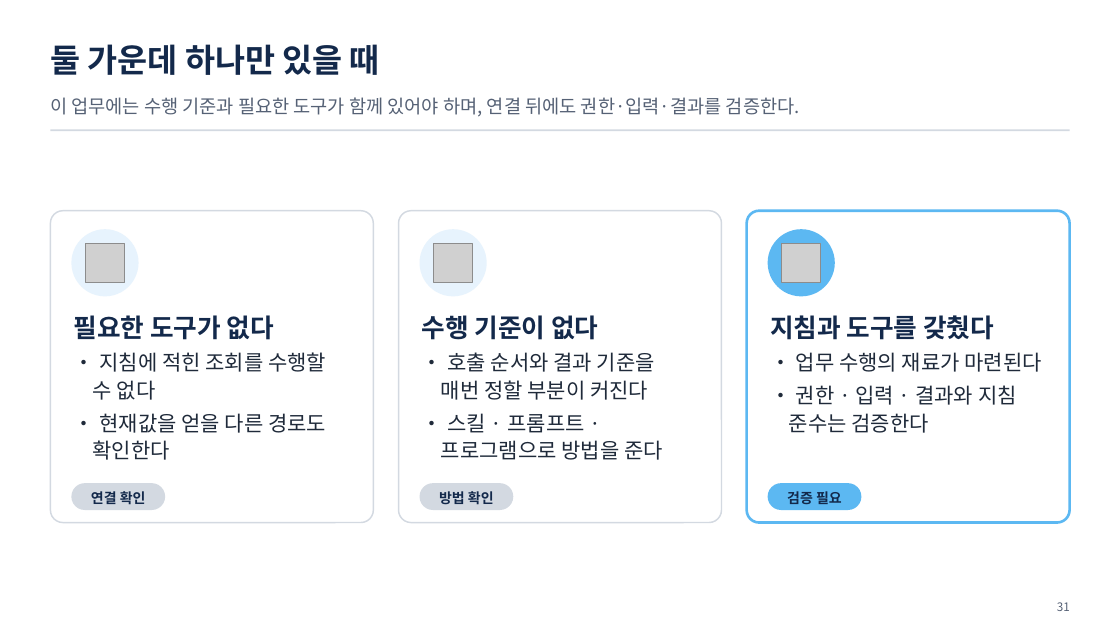
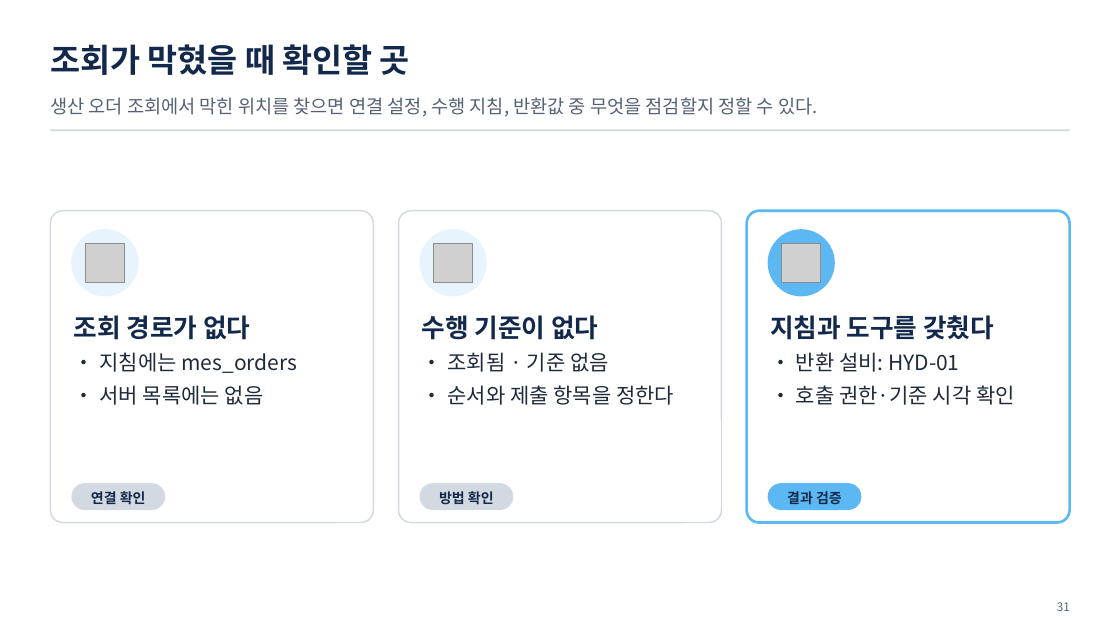
Before and after one commit to uengine-oss/hyd-iot-edu, a slide deck: slide 31 of workspace/강의제작/산출물/통합반/이론_오프라인/06회차/통합반_오프라인_06회차.pptx. Drawn at 1120x630 pixels with LibreOffice and Linux fonts; fonts in the diff are those of the drawing; grey boxes stand for pictures. Boxes give left, top, right and bottom in pixels: in the first picture for what was removed or moved away, otherwise in the second. Text is boxed around its words. In the diff, an @@ line names an element or a change of style, - is before the commit and + after.

Commit message:
통합반 현장 6회차 29~32장 스킬에 적힌 순서와 실제 실행 순서·열어 본 근거를 호출 기록으로 구별하는 화면과 노트를 검증한다

```diff
--- a/workspace/강의제작/산출물/통합반/이론_오프라인/06회차/통합반_오프라인_06회차.pptx
+++ b/workspace/강의제작/산출물/통합반/이론_오프라인/06회차/통합반_오프라인_06회차.pptx
@@ text at [50, 44, 410, 75]: text changed @@
-둘 가운데 하나만 있을 때
+조회가 막혔을 때 확인할 곳
@@ text at [50, 97, 818, 117]: text changed @@
-이 업무에는 수행 기준과 필요한 도구가 함께 있어야 하며, 연결 뒤에도 권한·입력·결과를 검증한다.
+생산 오더 조회에서 막힌 위치를 찾으면 연결 설정, 수행 지침, 반환값 중 무엇을 점검할지 정할 수 있다.
@@ text at [74, 315, 297, 405]: text changed @@
-필요한 도구가 없다
-• 지침에 적힌 조회를 수행할 수 없다
-• 현재값을 얻을 다른 경로도 확인한다
+조회 경로가 없다
+• 지침에는 mes_orders
+• 서버 목록에는 없음
@@ text at [448, 352, 674, 405]: text changed @@
-• 호출 순서와 결과 기준을 매번 정할 부분이 커진다
-• 스킬 · 프롬프트 · 프로그램으로 방법을 준다
+• 조회됨 · 기준 없음
+• 순서와 제출 항목을 정한다
@@ text at [796, 352, 1015, 405]: text changed @@
-• 업무 수행의 재료가 마련된다
-• 권한 · 입력 · 결과와 지침 준수는 검증한다
+• 반환 설비: HYD-01
+• 호출 권한·기준 시각 확인
@@ text at [787, 491, 842, 504]: text changed @@
-검증 필요
+결과 검증
```
Also in this commit, not shown: 3 other slides changed, 11 other files.
